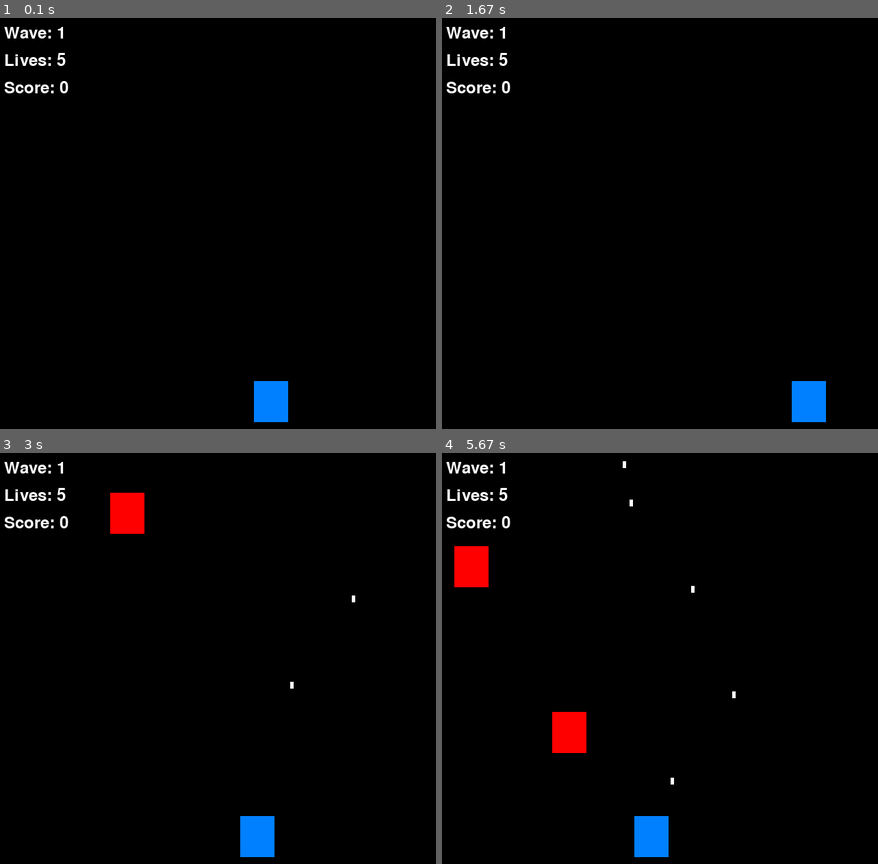
Above: before the commit, frames 1-4 (two rows, left to right).
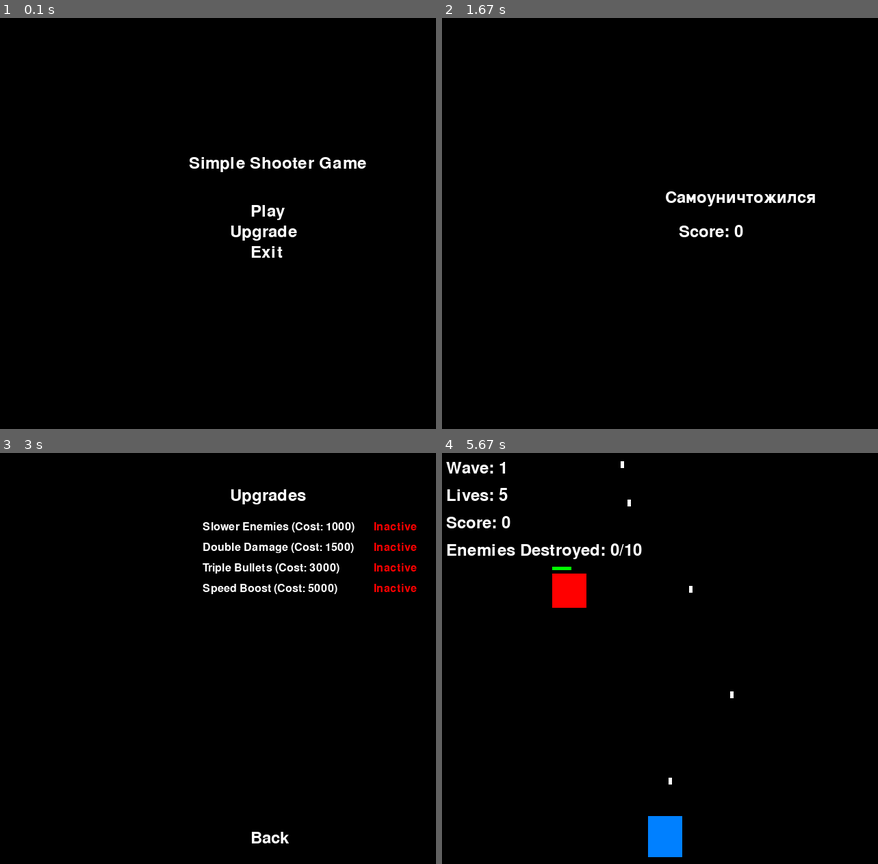
Above: after the commit, the same moments.

Repository: GEniUS-program/Pygame-project
Game: pygame game, started from pygame_file.py
The game is run twice, just before and just after one commit, with the same random seed, the same clock (stepped at 60 frames per second) and the same inputs.
Inputs (mouse positions are in pixels of both pictures, inside the frame that each line leads up to):
- Up to frame 1 (0.1 s): no input
- Up to frame 2 (1.67 s): click (712, 223) at 0.38 s; hold Esc 0.67-1.13 s; hold Right 0.67-1.13 s; move the mouse to (716, 248) at 0.7 s
- Up to frame 3 (3 s): hold Left 2.17-2.7 s; tap Space at 2.23, 2.53 s; click (261, 666) at 2.82 s, where only the run after the commit has a clickable "Upgrade"
- Up to frame 4 (5.67 s): click (712, 526) at 3.12 s, where only the run after the commit has a clickable "Slower Enemies (Cost: 1000)"; click (712, 831) at 3.45 s, where only the run after the commit has a clickable "Back"; click (712, 650) at 3.78 s, where only the run after the commit has a clickable "Play"; hold Left 4.07-4.47 s; move the mouse to (856, 724) at 4.1 s; tap Space at 4.13, 4.43, 4.57, 4.87, 5.23, 5.53 s; hold Right 4.5-5.13 s; hold Left 5.17-5.63 s

The runs differ from the first frame. In frame 1, 2.4% of the frame differs, in the area x 0-84%, y 2-99%; in frame 2, 2.1%; in frame 3, 4.3%, in the area x 0-96%, y 2-99%; in frame 4, 3.5%.

Commit message:
Updated the game quite a bit

Diff:
--- a/data/user.json
+++ b/data/user.json
@@ -1,4 +1 @@
-{
-    "score":"0",
-    "wave":"1"
-}
+{"score": "0"}
--- a/pygame_file.py
+++ b/pygame_file.py
@@ -1,5 +1,6 @@
 import pygame
 import sys
+import json
 import random
 
 # Initialize PyGame
@@ -14,11 +15,31 @@
 # Set the frame rate
 clock = pygame.time.Clock()
 
+# Colors
+WHITE = (255, 255, 255)
+BLACK = (0, 0, 0)
+GREEN = (0, 255, 0)
+RED = (255, 0, 0)
+BLUE = (0, 128, 255)
+
+# Fonts
+font = pygame.font.Font(None, 36)
+small_font = pygame.font.Font(None, 24)
+
+# Game states
+MAIN_MENU = 0
+PLAYING = 1
+UPGRADES = 2
+game_state = MAIN_MENU
+
 # Game logic
 wave = 1
-difficulty_coef = 1  # increment each wave
-lives = 5  # +1 on wave passed; -1 for enemy skipped
+difficulty_coef = 1
+lives = 5
+enemies_count = 10
+enemies_destroyed = 0
 score = 0
+max_score = 0
 
 # Player settings
 player_width = 50
@@ -37,41 +58,106 @@
 
 # Enemy settings
 enemy_width = 50
-enemy_height = 60
+enemy_height = 50
 enemy_speed = 2
 enemies = []
 
-# Spawn an enemy every 2 seconds
+# Spawn an enemy every enewy_spawn_time milliseconds
 enemy_timer = 0
-enemy_health = random.randint(50, 101) * difficulty_coef
 enemy_spawn_time = 2000 / difficulty_coef
 
+# Upgrades
+upgrades = {
+    "Slower Enemies": {"cost": 1000, "active": False},
+    "Double Damage": {"cost": 1500, "active": False},
+    "Triple Bullets": {"cost": 3000, "active": False},
+    "Speed Boost": {"cost": 5000, "active": False},
+}
+
 # Collision detection function
+
+
 def check_collision(rect1, rect2):
     return pygame.Rect(rect1).colliderect(pygame.Rect(rect2))
 
-def game_over():
-    screen.fill((0, 0, 0))
-    font = pygame.font.Font(None, 36)
-    text = font.render("Game Over", True, (255, 255, 255))
-    text_rect = text.get_rect(center=(screen_width // 2, screen_height // 2))
-    score_text = font.render('Score: ' + str(score), True, (255, 255, 255))
-    screen.blit(score_text, (10, 10))
-    screen.blit(text, text_rect)
+
+def read_user_data():
+    global max_score
+    with open('./data/user.json', 'r') as f:
+        data = json.load(f)
+    max_score = int(data['score'])
+
+
+def write_user_data():
+    global max_score
+    with open('./data/user.json', 'w') as f:
+        json.dump({'score': str(max_score)}, f)
+
+
+def game_over(state=0):
+    global game_state, max_score, wave, enemies_destroyed, score, lives, player_damage, bullet_mult, enemy_speed, player_speed, enemies, bullets, player_x, player_y, bullet_width, bullet_height, bullet_speed, enemy_width, enemy_height, enemy_speed, enemy_timer, enemy_spawn_time
+    if score > max_score:
+        max_score = score
+    screen.fill(BLACK)
+    if state == 0:
+        game_over_text = font.render("Game Over", True, WHITE)
+    else:
+        game_over_text = font.render("Самоуничтожился", True, WHITE)
+    score_text = font.render(f"Score: {score}", True, WHITE)
+    screen.blit(game_over_text, (screen_width //
+                2 - 70, screen_height // 2 - 50))
+    screen.blit(score_text, (screen_width // 2 - 50, screen_height // 2))
     pygame.display.flip()
+    wave = 1
+    difficulty_coef = 1
+    lives = 5
+    enemies_count = 10
+    enemies_destroyed = 0
+    score = 0
+    max_score = 0
+
+    # Player settings
+    player_width = 50
+    player_height = 60
+    player_x = screen_width // 2 - player_width // 2
+    player_y = screen_height - player_height - 10
+    player_speed = 5
+    player_damage = 50
+
+    # Bullet settings
+    bullet_width = 5
+    bullet_height = 10
+    bullet_speed = 7
+    bullet_mult = 1
+    bullets = []
+
+    # Enemy settings
+    enemy_width = 50
+    enemy_height = 50
+    enemy_speed = 2
+    enemies = []
+
+    # Spawn an enemy every enewy_spawn_time milliseconds
+    enemy_timer = 0
+    enemy_spawn_time = 2000 / difficulty_coef
     pygame.time.wait(2000)
-    pygame.quit()
-    sys.exit()
+    game_state = MAIN_MENU
+    write_user_data()
+
 
 def start_new_wave():
-    global wave, difficulty_coef, lives, enemy_spawn_time, enemy_health
+    global wave, difficulty_coef, lives, enemy_spawn_time, enemies_destroyed, enemies_count, enemy_speed
     wave += 1
-    difficulty_coef += 0.5
+    difficulty_coef += 0.2
     lives += 1
+    enemies_count += 5
+    enemies_destroyed = 0
     enemy_spawn_time = 2000 / difficulty_coef
-    enemy_health = random.randint(50, 101) * difficulty_coef
+    enemy_speed = 2 * difficulty_coef
     enemies.clear()
     bullets.clear()
+    upgrade_player()
+
 
 def upgrade_player():
     global player_speed, bullet_speed, bullet_mult
@@ -79,92 +165,217 @@
     bullet_speed += 1
     bullet_mult += 1
 
+
+def draw_main_menu():
+    screen.fill(BLACK)
+    title_text = font.render("Simple Shooter Game", True, WHITE)
+    play_text = font.render("Play", True, WHITE)
+    upgrade_text = font.render("Upgrade", True, WHITE)
+    exit_text = font.render("Exit", True, WHITE)
+    screen.blit(title_text, (screen_width // 2 -
+                120, screen_height // 2 - 100))
+    screen.blit(play_text, (screen_width // 2 - 30, screen_height // 2 - 30))
+    screen.blit(upgrade_text, (screen_width // 2 - 60, screen_height // 2))
+    screen.blit(exit_text, (screen_width // 2 - 30, screen_height // 2 + 30))
+    pygame.display.flip()
+
+
+def draw_upgrades_screen():
+    screen.fill(BLACK)
+    title_text = font.render("Upgrades", True, WHITE)
+    screen.blit(title_text, (screen_width // 2 - 60, 50))
+    y_offset = 100
+    for upgrade, details in upgrades.items():
+        cost = details["cost"]
+        active = details["active"]
+        upgrade_text = small_font.render(
+            f"{upgrade} (Cost: {cost})", True, WHITE)
+        status_text = small_font.render(
+            "Active" if active else "Inactive", True, GREEN if active else RED)
+        screen.blit(upgrade_text, (screen_width // 2 - 100, y_offset))
+        screen.blit(status_text, (screen_width // 2 + 150, y_offset))
+        y_offset += 30
+    back_text = font.render("Back", True, WHITE)
+    screen.blit(back_text, (screen_width // 2 - 30, screen_height - 50))
+    pygame.display.flip()
+
+
+def handle_main_menu_click(mouse_pos):
+    x, y = mouse_pos
+    if screen_width // 2 - 30 <= x <= screen_width // 2 + 30:
+        if screen_height // 2 - 30 <= y <= screen_height // 2:
+            # Play
+            start_game()
+        elif screen_height // 2 <= y <= screen_height // 2 + 30:
+            # Upgrade
+            global game_state
+            game_state = UPGRADES
+        elif screen_height // 2 + 30 <= y <= screen_height // 2 + 60:
+            # Exit
+            pygame.quit()
+            sys.exit()
+
+
+def handle_upgrades_screen_click(mouse_pos):
+    global max_score, player_damage, bullet_mult, enemy_speed, player_speed
+    x, y = mouse_pos
+    y_offset = 100
+    for upgrade, details in upgrades.items():
+        if screen_width // 2 - 100 <= x <= screen_width // 2 + 100 and y_offset <= y <= y_offset + 20:
+            if max_score >= details["cost"]:
+                details["active"] = not details["active"]  # Toggle activation
+                if details["active"]:
+                    if upgrade == "Slower Enemies":
+                        enemy_speed /= 1.5
+                    elif upgrade == "Double Damage":
+                        player_damage *= 2
+                    elif upgrade == "Triple Bullets":
+                        bullet_mult *= 3
+                    elif upgrade == "Speed Boost":
+                        player_speed *= 1.5  # Increase player speed
+                else:
+                    if upgrade == "Slower Enemies":
+                        enemy_speed *= 1.5
+                    elif upgrade == "Double Damage":
+                        player_damage /= 2
+                    elif upgrade == "Triple Bullets":
+                        bullet_mult = 1
+                    elif upgrade == "Speed Boost":
+                        player_speed /= 1.5  # Reset player speed
+            # break
+    if screen_width // 2 - 30 <= x <= screen_width // 2 + 30 and screen_height - 70 <= y <= screen_height - 30:
+        global game_state
+        game_state = MAIN_MENU
+
+
+def start_game():
+    global game_state, wave, enemies_destroyed, score, lives
+    game_state = PLAYING
+    wave = 1
+    enemies_destroyed = 0
+    score = 0
+    lives = 5
+    bullets.clear()
+    enemies.clear()
+
+
 # Main game loop
 while True:
+    read_user_data()
     for event in pygame.event.get():
         if event.type == pygame.QUIT:
             pygame.quit()
             sys.exit()
+        if event.type == pygame.MOUSEBUTTONDOWN:
+            mouse_pos = pygame.mouse.get_pos()
+            if game_state == MAIN_MENU:
+                handle_main_menu_click(mouse_pos)
+            elif game_state == UPGRADES:
+                handle_upgrades_screen_click(mouse_pos)
         if event.type == pygame.KEYDOWN:
             if event.key == pygame.K_SPACE:
+                # Spawn bullets side by side based on bullet_mult
                 for i in range(bullet_mult):
-                    # Create a bullet at the current player position
-                    bullet_x = player_x + player_width // 2 - bullet_width // 2
-                    bullet_y = player_y + i * 5
+                    bullet_x = player_x + \
+                        (i - (bullet_mult - 1) / 2) * \
+                        (bullet_width + 5)  # Adjust spacing
+                    bullet_y = player_y
                     bullets.append([bullet_x, bullet_y])
             if event.key == pygame.K_u:
                 upgrade_player()
-
-    # Handle player movement
-    keys = pygame.key.get_pressed()
-    if keys[pygame.K_LEFT] and player_x > 0:
-        player_x -= player_speed
-    if keys[pygame.K_RIGHT] and player_x < screen_width - player_width:
-        player_x += player_speed
-
-    # Update bullet positions
-    for bullet in bullets:
-        bullet[1] -= bullet_speed
-    bullets = [bullet for bullet in bullets if bullet[1] > 0]
-
-    # Update enemy positions and spawn new ones
-    current_time = pygame.time.get_ticks()
-    if current_time - enemy_timer > enemy_spawn_time:
-        enemy_x = random.randint(0, screen_width - enemy_width)
-        enemy_y = -enemy_height
-        enemies.append([enemy_x, enemy_y])
-        enemy_timer = current_time
-
-    for enemy in enemies:
-        enemy[1] += enemy_speed
-
-    # Check for collisions
-    for bullet in bullets[:]:
+            if event.key == pygame.K_ESCAPE and game_state == PLAYING:
+                game_over(1)
+                game_state = MAIN_MENU
+    if game_state == MAIN_MENU:
+        draw_main_menu()
+    elif game_state == UPGRADES:
+        draw_upgrades_screen()
+    elif game_state == PLAYING:
+        # Handle player movement
+        keys = pygame.key.get_pressed()
+        if keys[pygame.K_LEFT] and player_x > 0:
+            player_x -= player_speed
+        if keys[pygame.K_RIGHT] and player_x < screen_width - player_width:
+            player_x += player_speed
+
+        # Spawn enemies
+            # Update bullet positions
+        for bullet in bullets:
+            bullet[1] -= bullet_speed
+        bullets = [bullet for bullet in bullets if bullet[1] > 0]
+
+        # Update enemy positions and spawn new ones
+        current_time = pygame.time.get_ticks()
+        if current_time - enemy_timer > enemy_spawn_time:
+            enemy_x = random.randint(0, screen_width - enemy_width)
+            enemy_y = -enemy_height
+            enemies.append([enemy_x, enemy_y, random.randint(
+                50, 101) * difficulty_coef])  # Add enemy health
+            enemy_timer = current_time
+
+        for enemy in enemies:
+            enemy[1] += enemy_speed
+
+        # Check for collisions and apply damage
+        for bullet in bullets[:]:
+            for enemy in enemies[:]:
+                if check_collision((bullet[0], bullet[1], bullet_width, bullet_height),
+                                   (enemy[0], enemy[1], enemy_width, enemy_height)):
+                    bullets.remove(bullet)
+                    enemy[2] -= player_damage  # Reduce enemy health
+                    if enemy[2] <= 0:  # If enemy health reaches zero
+                        enemies.remove(enemy)
+                        score += 10
+                        enemies_destroyed += 1
+                    break
+
+        # Remove enemies that are off the screen
         for enemy in enemies[:]:
-            if check_collision((bullet[0], bullet[1], bullet_width, bullet_height),
-                               (enemy[0], enemy[1], enemy_width, enemy_height)):
-                bullets.remove(bullet)
+            if enemy[1] > screen_height:
+                lives -= 1
                 enemies.remove(enemy)
-                score += 10
-                break
-
-    # Remove enemies that are off the screen
-    lives -= len(enemies) - len([enemy for enemy in enemies if enemy[1] < screen_height])
-
-    if lives <= 0:
-        game_over()
-
-    enemies = [enemy for enemy in enemies if enemy[1] < screen_height]
-
-    # Check if all enemies are defeated to start a new wave
-    if not enemies and current_time - enemy_timer > enemy_spawn_time * 2:
-        start_new_wave()
-
-    # Fill the screen with black
-    screen.fill((0, 0, 0))
-
-    # Draw the player
-    pygame.draw.rect(screen, (0, 128, 255), (player_x, player_y, player_width, player_height))
-
-    # Draw the bullets
-    for bullet in bullets:
-        pygame.draw.rect(screen, (255, 255, 255), (bullet[0], bullet[1], bullet_width, bullet_height))
-
-    # Draw the enemies
-    for enemy in enemies:
-        pygame.draw.rect(screen, (255, 0, 0), (enemy[0], enemy[1], enemy_width, enemy_height))
-
-    # Display wave, lives, and score
-    font = pygame.font.Font(None, 36)
-    wave_text = font.render('Wave: ' + str(wave), True, (255, 255, 255))
-    lives_text = font.render('Lives: ' + str(lives), True, (255, 255, 255))
-    score_text = font.render('Score: ' + str(score), True, (255, 255, 255))
-    screen.blit(wave_text, (10, 10))
-    screen.blit(lives_text, (10, 50))
-    screen.blit(score_text, (10, 90))
-
-    # Update the display
-    pygame.display.flip()
-
-
+                if lives <= 0:
+                    game_over()
+
+        # Check if the required number of enemies are destroyed to start a new wave
+        if enemies_destroyed >= enemies_count:
+            start_new_wave()
+
+        # Fill the screen with black
+        screen.fill((0, 0, 0))
+
+        # Draw the player
+        pygame.draw.rect(screen, (0, 128, 255), (player_x,
+                         player_y, player_width, player_height))
+
+        # Draw the bullets
+        for bullet in bullets:
+            pygame.draw.rect(screen, (255, 255, 255),
+                             (bullet[0], bullet[1], bullet_width, bullet_height))
+
+        # Draw the enemies
+        for enemy in enemies:
+            pygame.draw.rect(screen, (255, 0, 0),
+                             (enemy[0], enemy[1], enemy_width, enemy_height))
+            # Draw enemy health bar
+            health_bar_width = enemy_width * \
+                (enemy[2] / (100 * difficulty_coef))  # Scale health bar
+            pygame.draw.rect(screen, (0, 255, 0),
+                             (enemy[0], enemy[1] - 10, health_bar_width, 5))
+
+        # Display wave, lives, and score
+        font = pygame.font.Font(None, 36)
+        wave_text = font.render('Wave: ' + str(wave), True, (255, 255, 255))
+        lives_text = font.render('Lives: ' + str(lives), True, (255, 255, 255))
+        score_text = font.render('Score: ' + str(score), True, (255, 255, 255))
+        enemies_destroyed_text = font.render('Enemies Destroyed: ' + str(
+            enemies_destroyed) + '/' + str(enemies_count), True, (255, 255, 255))
+        screen.blit(wave_text, (10, 10))
+        screen.blit(lives_text, (10, 50))
+        screen.blit(score_text, (10, 90))
+        screen.blit(enemies_destroyed_text, (10, 130))
+
+        # Update the display
+        pygame.display.flip()
+    # Cap the frame rate at 60 FPS
     clock.tick(60)
